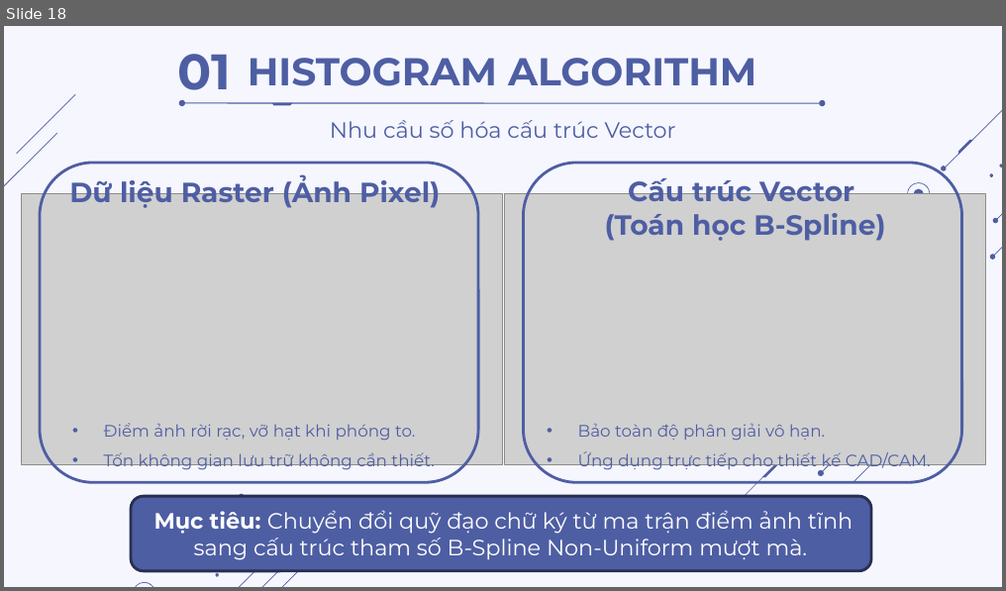
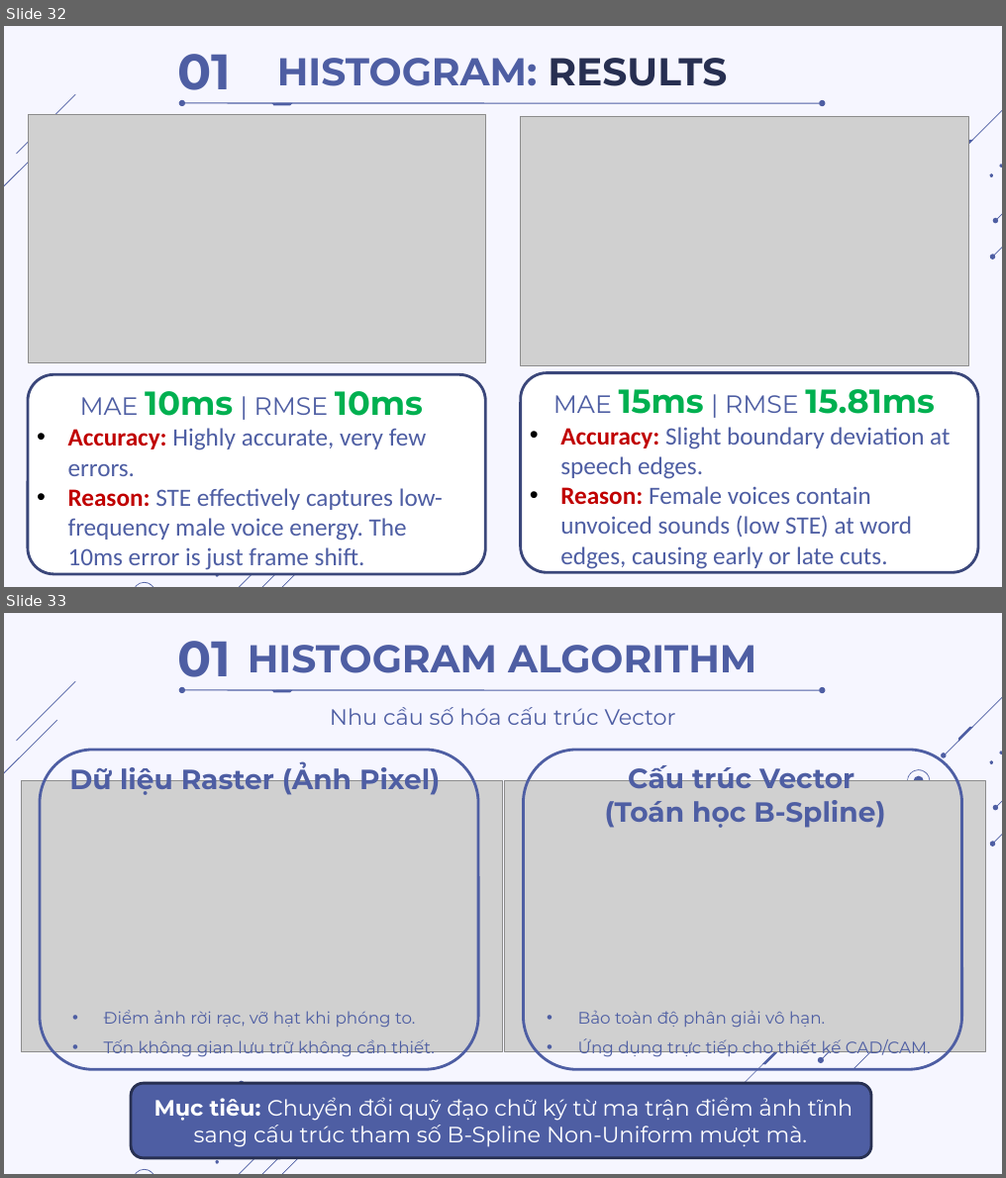
Before and after one commit to thdyqt/XLTHS, a slide deck: Slide.pptx. Shown one above the other, each under a label of ours: slide 18 before the commit, slides 32 and 33 after it. The pictures are 1006x591 and 1006x1178 pixels, drawn with LibreOffice and Linux fonts; fonts in the diff are those of the drawing; grey boxes stand for pictures. Boxes give left, top, right and bottom in pixels: in the first picture for what was removed or moved away, otherwise in the second. Text is boxed around its words. In the diff, an @@ line names an element or a change of style, - is before the commit and + after.

```diff
--- a/Slide.pptx
+++ b/Slide.pptx
@@ slide 32 added at (x1=4, y1=26, x2=1002, y2=587), background #F6F6FF; not listed: 15 template elements that a slide beside it also shows @@
@@ text added at (x1=177, y1=54, x2=231, y2=101), 36 pt, text #4E5EA3, bold @@
+01
@@ title added at (x1=277, y1=58, x2=727, y2=86), 28 pt, text #4E5EA3, bold @@
+HISTOGRAM: RESULTS
@@ group added at (x1=178, y1=92, x2=826, y2=114): 2 ellipses, 1 freeform shape, 1 line @@
@@ picture added at (x1=28, y1=115, x2=485, y2=365) @@
@@ picture added at (x1=521, y1=117, x2=969, y2=367) @@
@@ freeform shape added at (x1=917, y1=216, x2=970, y2=268), fill #4E5EA3 @@
@@ rounded rectangle added at (x1=28, y1=375, x2=486, y2=574), fill #FFFFFF, outline #3B467A 2 pt @@
@@ rounded rectangle added at (x1=521, y1=373, x2=979, y2=572), fill #FFFFFF, outline #3B467A 2 pt @@
@@ text added at (x1=68, y1=391, x2=443, y2=570), 18 pt, text #4E5EA3 @@
+MAE 10ms | RMSE 10ms
+• Accuracy: Highly accurate, very few errors.
+• Reason: STE effectively captures low-frequency male voice energy. The 10ms error is just frame shift.
@@ text added at (x1=553, y1=389, x2=949, y2=570), 18 pt, text #4E5EA3 @@
+MAE 15ms | RMSE 15.81ms
+• Accuracy: Slight boundary deviation at speech edges.
+• Reason: Female voices contain unvoiced sounds (low STE) at word edges, causing early or late cuts.
@@ what was slide 18 is now slide 33 @@
```
Also in this commit, not shown: 14 other slides added, 8 other files.
